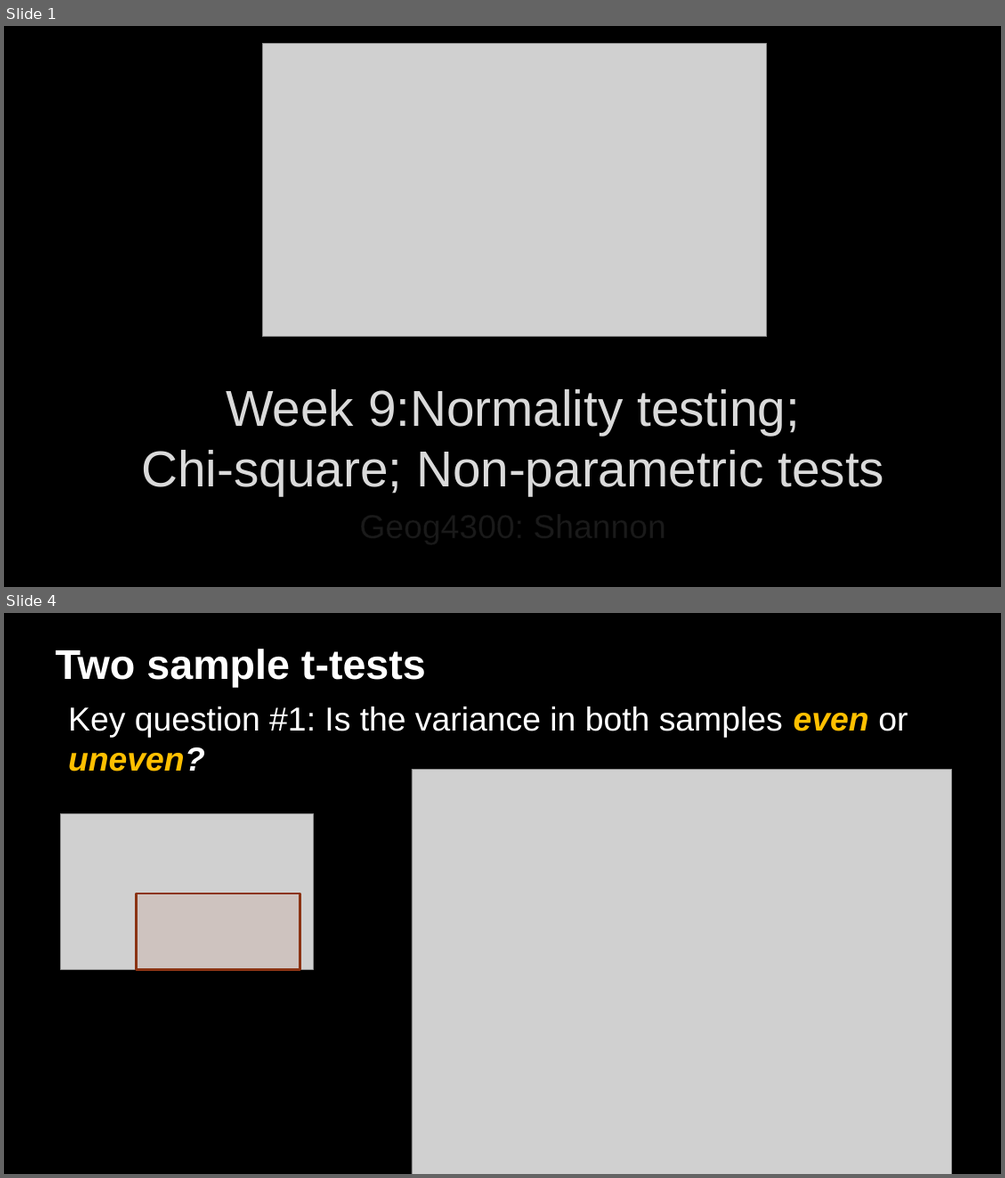
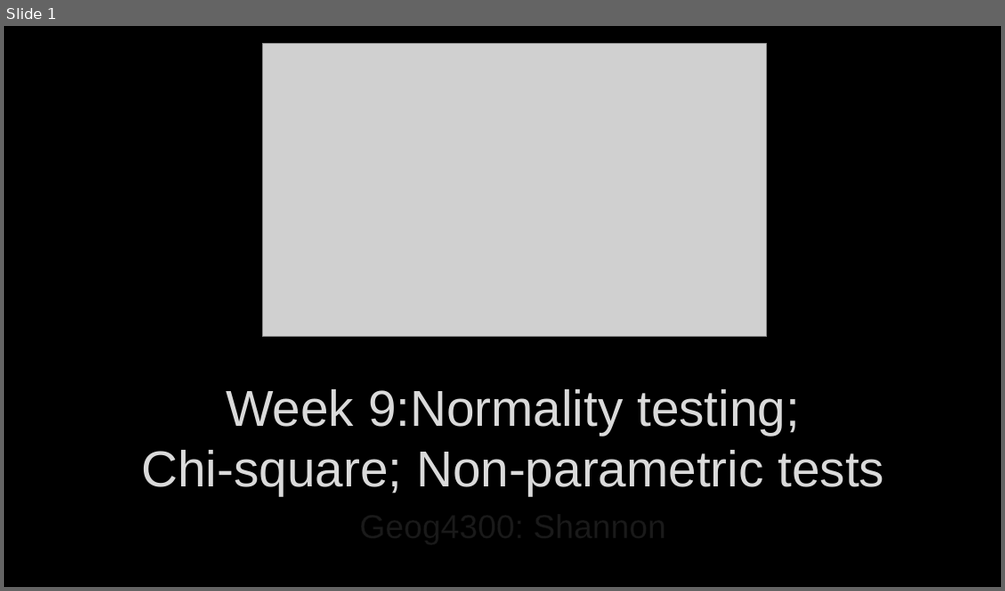
Before and after one commit to jshannon75/geog4300, a slide deck: in_class_slides/geog4300_W09-1 Chi square normality non-parametric.pptx. Shown one above the other, each under a label of ours: slides 1 and 4 before the commit, slide 1 after it; the slides between them are not shown. The pictures are 1005x1178 and 1005x591 pixels, drawn with LibreOffice and Linux fonts; fonts in the diff are those of the drawing; grey boxes stand for pictures; background and template pictures are left out. Boxes give left, top, right and bottom in pixels: in the first picture for what was removed or moved away, otherwise in the second. Text is boxed around its words. In the diff, an @@ line names an element or a change of style, - is before the commit and + after.

```diff
--- a/in_class_slides/geog4300_W09-1 Chi square normality non-parametric.pptx
+++ b/in_class_slides/geog4300_W09-1 Chi square normality non-parametric.pptx
@@ slide 4 removed at (x1=4, y1=613, x2=1001, y2=1174), background picture (left out) @@
@@ text removed at (x1=56, y1=649, x2=426, y2=687) @@
-Two sample t-tests
@@ text removed at (x1=68, y1=706, x2=907, y2=771) @@
-Key question #1: Is the variance in both samples even or uneven?
@@ picture removed at (x1=412, y1=770, x2=952, y2=1174) @@
@@ picture removed at (x1=61, y1=813, x2=314, y2=969) @@
@@ rectangle removed at (x1=137, y1=893, x2=300, y2=970) @@
```
Also in this commit, not shown: 6 other slides removed, 2 other files.
